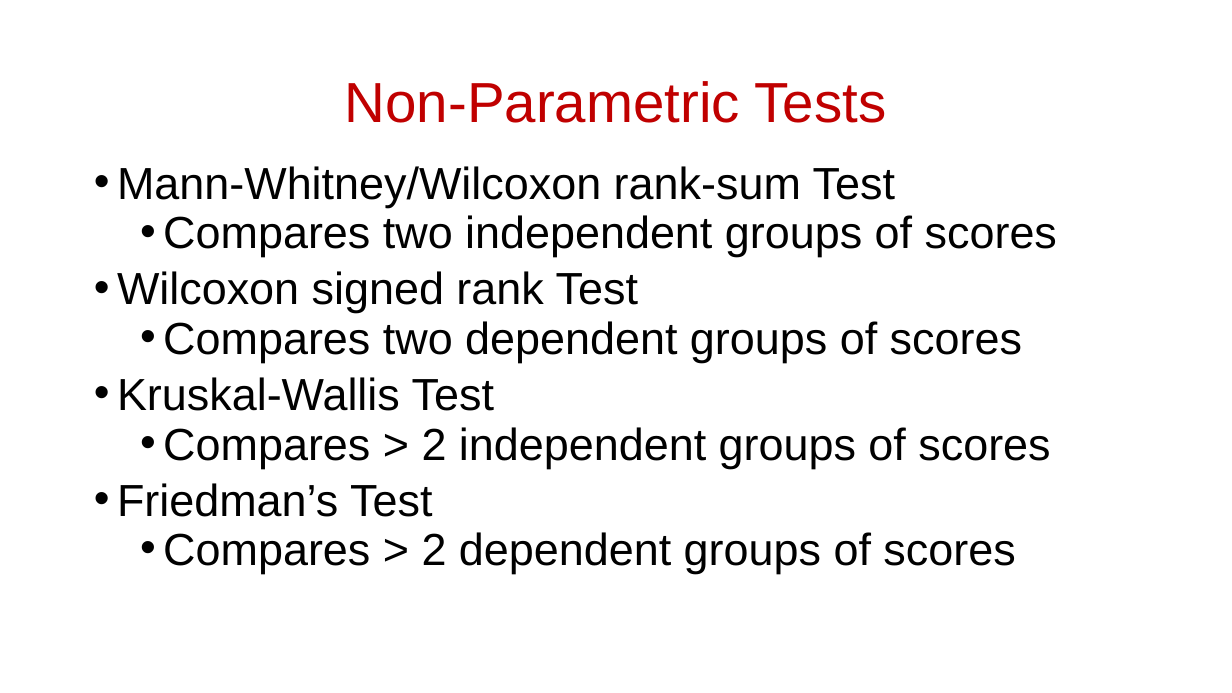
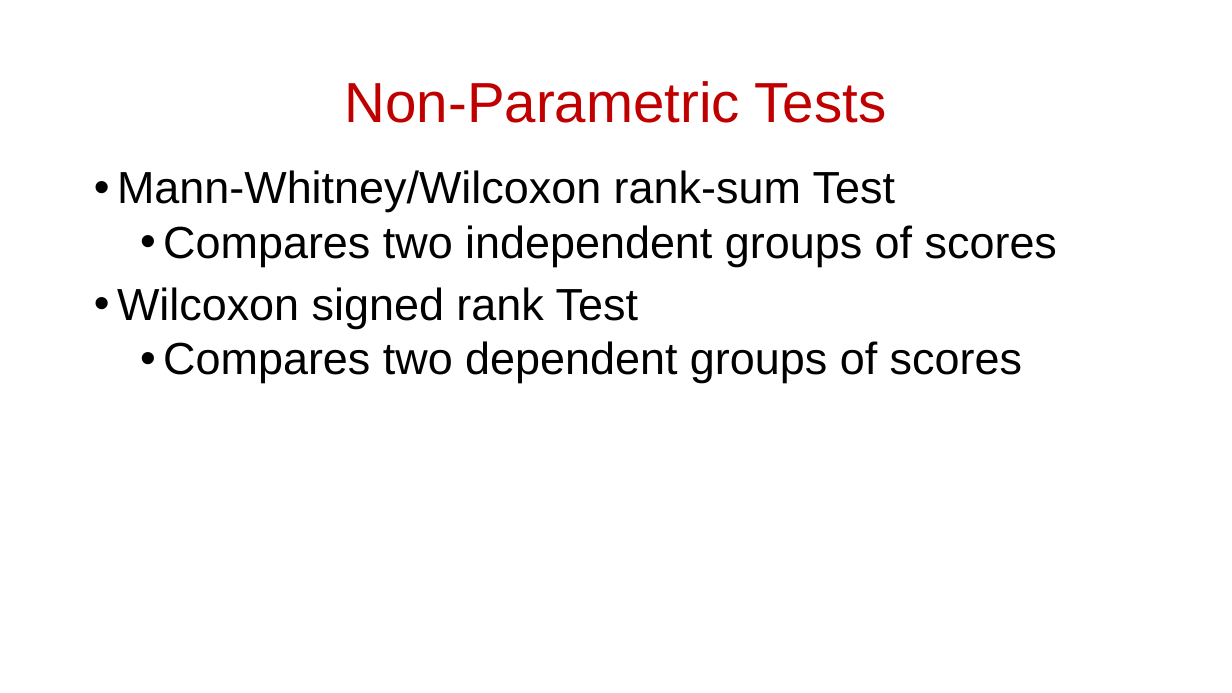
Before and after one commit to scream104/psych596, a slide deck: slide 9 of lecture-slides_upload/lecture/08_Statistical Methods_Comparing Two Groups.pptx. Drawn at 1232x693 pixels with LibreOffice and Linux fonts; fonts in the diff are those of the drawing. Boxes give left, top, right and bottom in pixels: in the first picture for what was removed or moved away, otherwise in the second. Text is boxed around its words. In the diff, an @@ line names an element or a change of style, - is before the commit and + after.

```diff
--- a/lecture-slides_upload/lecture/08_Statistical Methods_Comparing Two Groups.pptx
+++ b/lecture-slides_upload/lecture/08_Statistical Methods_Comparing Two Groups.pptx
@@ text "Mann-Whitney/Wilcoxon rank-sum Test" at [117, 170, 1057, 383]: line spacing 0.8 to 0.9 @@
@@ text at [117, 377, 1050, 574]: paragraphs removed @@
-• Kruskal-Wallis Test
-  • Compares > 2 independent groups of scores
-• Friedman’s Test
-  • Compares > 2 dependent groups of scores
```
Also in this commit, not shown: 6 other slides changed, 3 slides added, 4 other files.
